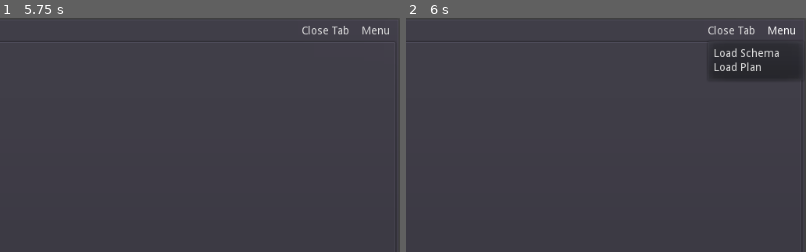
Above: before the commit, frames 1-2 (left to right).
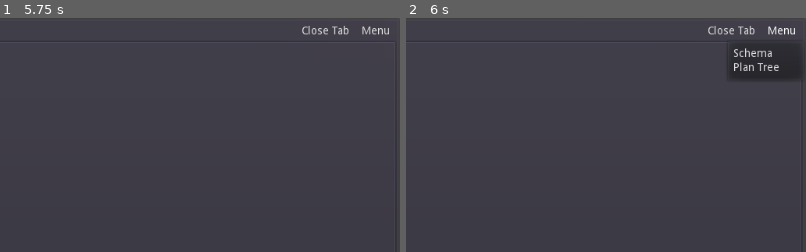
Above: after the commit, the same moments.

Repository: wzli/DynamicPlanTree
Game: Godot game, scene res://app/app.tscn
The game is run twice, just before and just after one commit, with the same random seed, the same clock (stepped at 60 frames per second) and the same inputs.
Inputs:
- Up to frame 1 (5.75 s): click "DefaultBehaviour" at 0.5 s; click "Active" at 1.25 s; click "AnySuccessStatus" at 2 s; click "AnySuccessStatus" at 2.75 s; click "Active" at 3.5 s; click "AnySuccessStatus" at 4.25 s; click "Active" at 5 s
- Up to frame 2 (6 s): click "Menu" at 5.75 s
The pictures show only the part of the screen within x 50-100%, y 0-50%; the shares and areas given below are measured in that part.

Frame 1 is identical in both runs. In frame 2, 0.8% of the frame differs, in the area x 76-94%, y 10-26%.

Commit message:
minor editor changes

Diff:
--- a/plan_tree_editor/app/app.tscn
+++ b/plan_tree_editor/app/app.tscn
@@ -42,44 +42,44 @@
 tab_align = 0
 script = ExtResource( 6 )
 
-[node name="LoadSchema" type="ConfirmationDialog" parent="."]
+[node name="Schema" type="ConfirmationDialog" parent="."]
 margin_left = 304.0
 margin_top = 178.0
 margin_right = 720.0
 margin_bottom = 422.0
 size_flags_horizontal = 4
 size_flags_vertical = 4
-window_title = "Load Schema"
+window_title = "Schema"
 resizable = true
 dialog_hide_on_ok = false
 script = ExtResource( 1 )
 
-[node name="TextEdit" type="TextEdit" parent="LoadSchema"]
+[node name="TextEdit" type="TextEdit" parent="Schema"]
 margin_left = 8.0
 margin_top = 8.0
 margin_right = 408.0
-margin_bottom = 208.0
-rect_min_size = Vector2( 400, 200 )
+margin_bottom = 308.0
+rect_min_size = Vector2( 400, 300 )
 text = "Paste Schema ..."
 
-[node name="LoadPlan" type="ConfirmationDialog" parent="."]
+[node name="PlanTree" type="ConfirmationDialog" parent="."]
 margin_left = 304.0
 margin_top = 178.0
 margin_right = 720.0
 margin_bottom = 422.0
 size_flags_horizontal = 4
 size_flags_vertical = 4
-window_title = "Load Plan"
+window_title = "Plan Tree"
 resizable = true
 dialog_hide_on_ok = false
 script = ExtResource( 2 )
 
-[node name="TextEdit" type="TextEdit" parent="LoadPlan"]
+[node name="TextEdit" type="TextEdit" parent="PlanTree"]
 margin_left = 8.0
 margin_top = 8.0
 margin_right = 408.0
-margin_bottom = 208.0
-rect_min_size = Vector2( 400, 200 )
+margin_bottom = 308.0
+rect_min_size = Vector2( 400, 300 )
 
 [node name="ErrorWindow" type="AcceptDialog" parent="." groups=["error_msg"]]
 margin_left = 473.0
@@ -117,13 +117,14 @@
 size_flags_horizontal = 8
 size_flags_vertical = 0
 text = "Menu"
-items = [ "Load Schema", null, 0, false, false, 0, 0, null, "", false, "Load Plan", null, 0, false, false, 1, 0, null, "", false ]
+items = [ "Schema", null, 0, false, false, 0, 0, null, "", false, "Plan Tree", null, 0, false, false, 1, 0, null, "", false ]
 script = ExtResource( 5 )
 
 [connection signal="item_activated" from="HSplitContainer/LeftPane/Tree" to="HSplitContainer/LeftPane/Tree" method="_item_activated"]
+[connection signal="open_plan" from="HSplitContainer/LeftPane/Tree" to="HSplitContainer/LeftPane/PlanNode" method="update_plan"]
 [connection signal="open_plan" from="HSplitContainer/LeftPane/Tree" to="HSplitContainer/TabContainer" method="_on_Tree_open_plan"]
-[connection signal="confirmed" from="LoadSchema" to="LoadSchema" method="_confirmed"]
-[connection signal="confirmed" from="LoadPlan" to="LoadPlan" method="_confirmed"]
+[connection signal="confirmed" from="Schema" to="Schema" method="_confirmed"]
+[connection signal="confirmed" from="PlanTree" to="PlanTree" method="_confirmed"]
 [connection signal="pressed" from="HBoxContainer/CloseTabButton" to="HSplitContainer/TabContainer" method="_on_CloseTabButton_pressed"]
-[connection signal="id_pressed" from="HBoxContainer/MenuButton" to="LoadSchema" method="_on_MenuButton_id_pressed"]
-[connection signal="id_pressed" from="HBoxContainer/MenuButton" to="LoadPlan" method="_on_MenuButton_id_pressed"]
+[connection signal="id_pressed" from="HBoxContainer/MenuButton" to="Schema" method="_on_MenuButton_id_pressed"]
+[connection signal="id_pressed" from="HBoxContainer/MenuButton" to="PlanTree" method="_on_MenuButton_id_pressed"]
--- a/plan_tree_editor/app/plan_graph/plan_graph.gd
+++ b/plan_tree_editor/app/plan_graph/plan_graph.gd
@@ -5,8 +5,8 @@
 var plan
 
 
-func new_plan(new_plan):
-	plan = new_plan
+func update_plan(update):
+	plan = update
 	name = plan["name"]
 
 
--- a/plan_tree_editor/app/plan_node/behaviour_option.gd
+++ b/plan_tree_editor/app/plan_node/behaviour_option.gd
@@ -17,8 +17,8 @@
 	var prev_selected = get_item_text(selected)
 	var behaviours = Global.schema["BehaviourEnum"]["ENUM"]
 	clear()
-	for idx in behaviours:
-		for name in behaviours[idx]:
+	for behaviour in behaviours.values():
+		for name in behaviour:
 			add_item(name)
 			if name == prev_selected:
 				select(get_item_count() - 1)
--- a/plan_tree_editor/app/plan_node/plan_node.gd
+++ b/plan_tree_editor/app/plan_node/plan_node.gd
@@ -9,8 +9,8 @@
 onready var active = box.get_node("ActiveButton")
 
 
-func new_plan(new_plan):
-	plan = new_plan
+func update_plan(update):
+	plan = update
 	name_edit.text = plan["name"]
 	for behaviour_name in plan["behaviour"]:
 		behaviour.set_behaviour(behaviour_name)
--- a/plan_tree_editor/app/tab_container.gd
+++ b/plan_tree_editor/app/tab_container.gd
@@ -1,7 +1,6 @@
 extends TabContainer
 
 const PlanGraph := preload("plan_graph/plan_graph.tscn")
-onready var plan_node := $"../LeftPane/PlanNode"
 
 
 # when a new plan from tree is opened
@@ -11,11 +10,9 @@
 		if get_child(i).plan == plan:
 			current_tab = i
 			return
-	# update plan node to new plan
-	plan_node.new_plan(plan)
 	# create new tab for plan
 	var plan_graph := PlanGraph.instance()
-	plan_graph.new_plan(plan)
+	plan_graph.update_plan(plan)
 	add_child(plan_graph)
 
 
